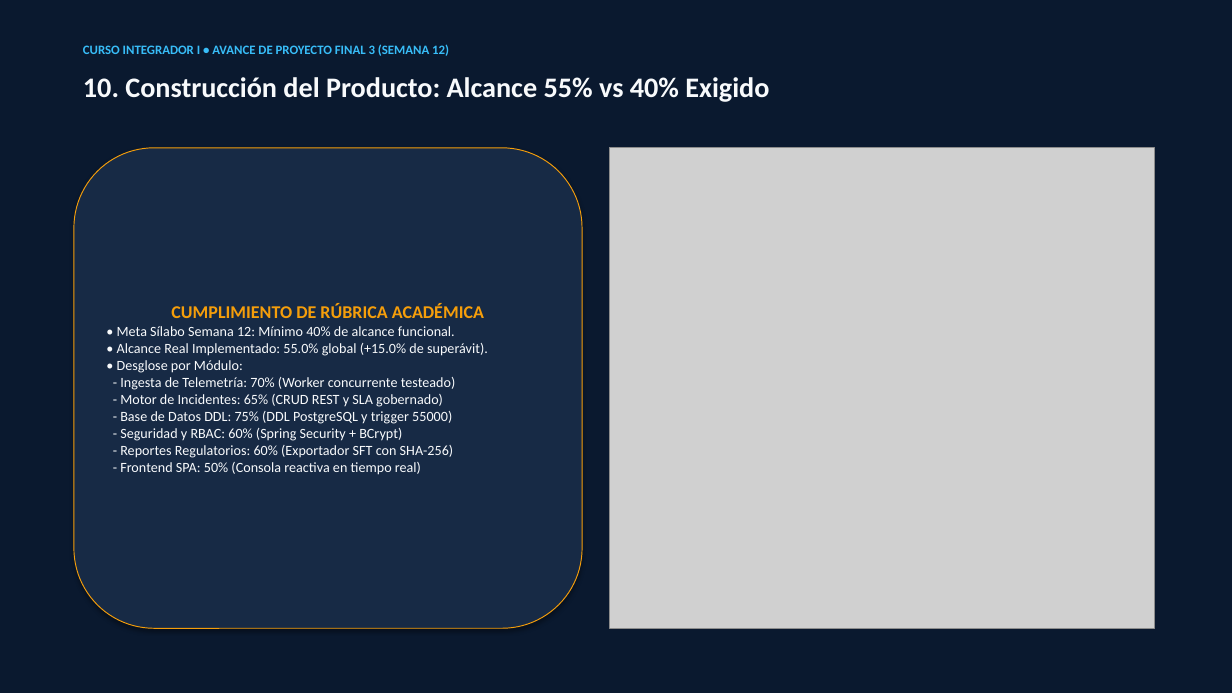
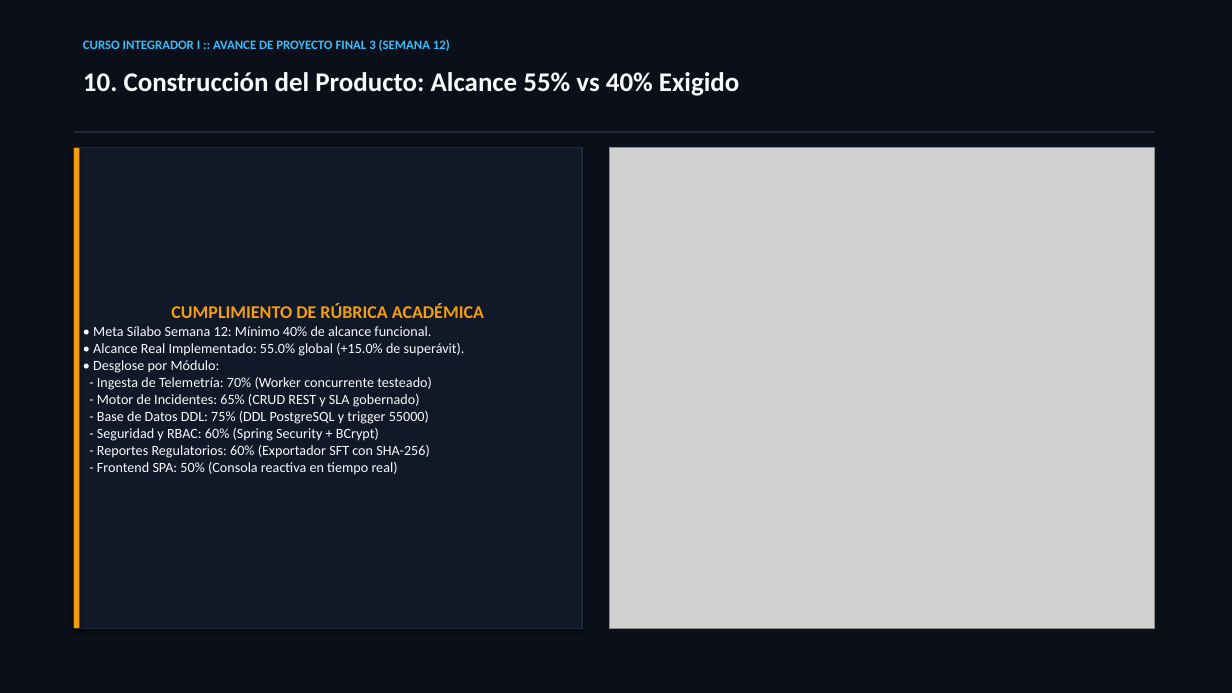
Before and after one commit to frankitoromas-tech/sigir-bcrp, a slide deck: slide 11 of 01_DOCUMENTACION_TECNICA/PRESENTACION_EJECUTIVA_APF3.pptx. Drawn at 1232x693 pixels with LibreOffice and Linux fonts; fonts in the diff are those of the drawing; grey boxes stand for pictures. Boxes give left, top, right and bottom in pixels: in the first picture for what was removed or moved away, otherwise in the second. Text is boxed around its words. In the diff, an @@ line names an element or a change of style, - is before the commit and + after.

```diff
--- a/01_DOCUMENTACION_TECNICA/PRESENTACION_EJECUTIVA_APF3.pptx
+++ b/01_DOCUMENTACION_TECNICA/PRESENTACION_EJECUTIVA_APF3.pptx
@@ rectangle at (x1=0, y1=0, x2=1232, y2=693): fill #0A192F to #0B0F19 @@
@@ text at (x1=83, y1=38, x2=450, y2=53): text changed @@
-CURSO INTEGRADOR I • AVANCE DE PROYECTO FINAL 3 (SEMANA 12)
+CURSO INTEGRADOR I :: AVANCE DE PROYECTO FINAL 3 (SEMANA 12)
@@ text "10. Construcción del Producto: Alcance ..." at (x1=83, y1=72, x2=739, y2=96): size 22 to 21 pt @@
@@ rectangle "CUMPLIMIENTO DE RÚBRICA ACADÉMICA" at (x1=74, y1=148, x2=582, y2=628): rounded rectangle to rectangle; fill #172A45 to #111827; outline #F59E0B 0.75 pt to #1E293B 1 pt @@
@@ rectangle added at (x1=74, y1=131, x2=1155, y2=133), fill #1E293B @@
@@ rectangle added at (x1=74, y1=148, x2=79, y2=628), fill #F59E0B @@
```
Also in this commit, not shown: 9 other slides changed, 2 slides added, 2 slides removed, 20 other files.
